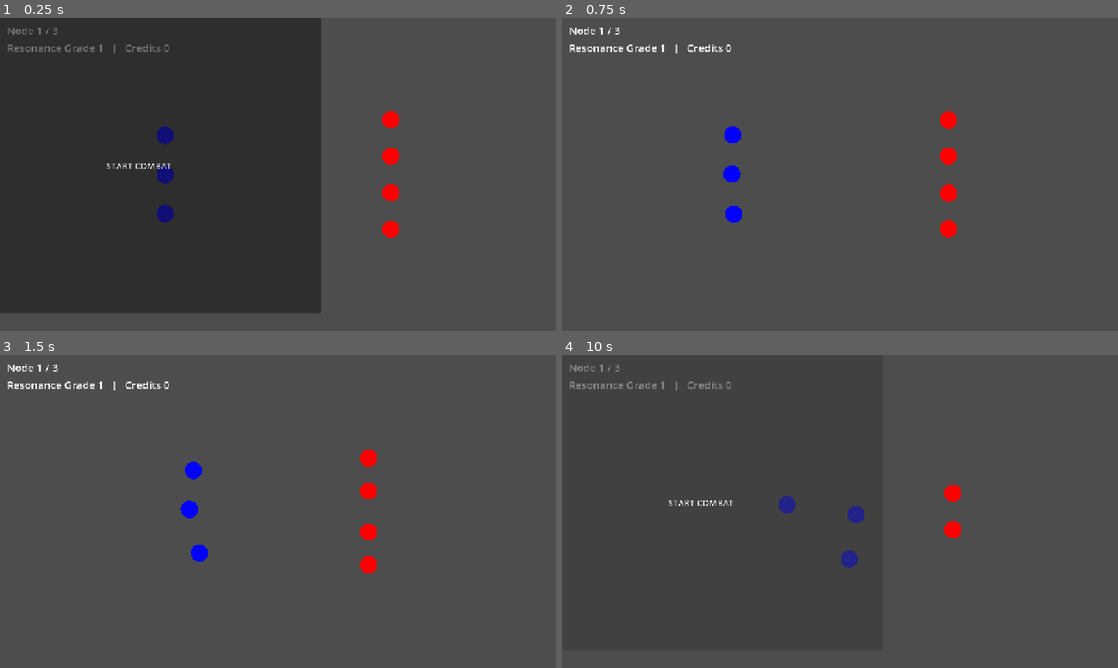
Above: before the commit, frames 1-4 (two rows, left to right).
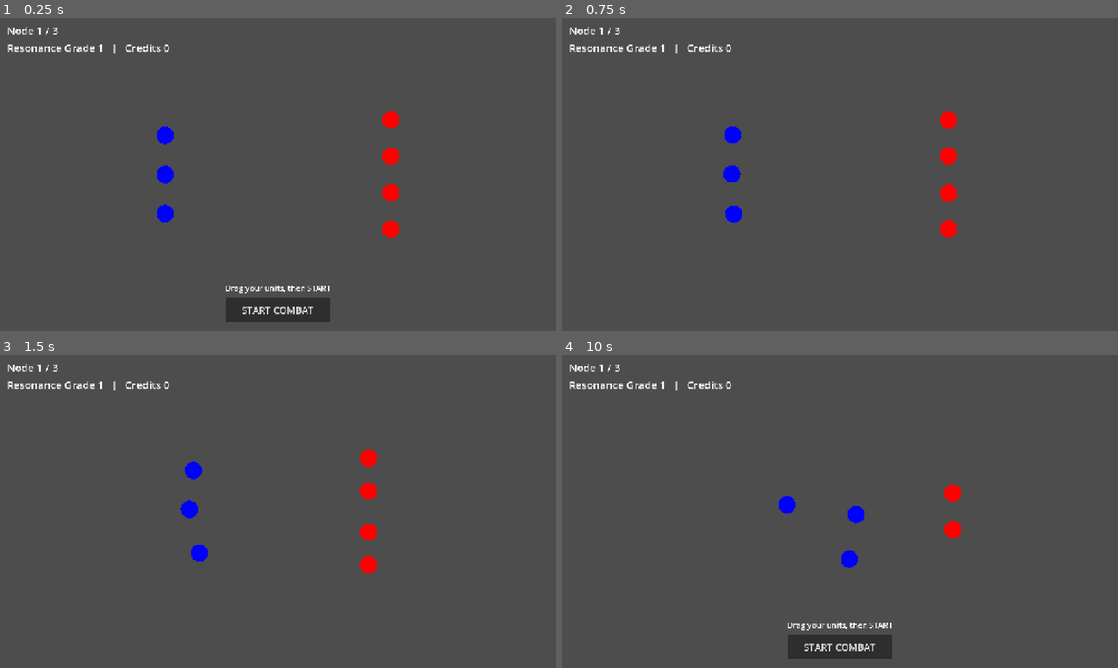
Above: after the commit, the same moments.

Repository: Hwari2929/PROTOCOL-ERRANTEs
Game: Godot game, scene res://scenes/main.tscn
The game is run twice, just before and just after one commit, with the same random seed, the same clock (stepped at 60 frames per second) and the same inputs.
Inputs (mouse positions are in pixels of both pictures, inside the frame that each line leads up to):
- Up to frame 1 (0.25 s): no input
- Up to frame 2 (0.75 s): click "START COMBAT" at 0.5 s
- Up to frame 3 (1.5 s): move the mouse to (400, 495) at 1.27 s; click (400, 495) at 1.42 s
- Up to frame 4 (10 s): drag from (728, 527) to (812, 574) at 2.02 s; move the mouse to (895, 442) at 2.77 s; click (895, 442) at 2.92 s; drag from (812, 574) to (673, 464) at 3.52 s; move the mouse to (1006, 558) at 4.27 s; click (1006, 558) at 4.42 s; drag from (673, 464) to (756, 433) at 5.02 s; tap Enter at 5.75 s; move the mouse to (867, 511) at 5.77 s; click (867, 511) at 5.92 s; drag from (756, 433) to (728, 527) at 6.52 s; move the mouse to (962, 495) at 7.27 s; click (962, 495) at 7.42 s; drag from (728, 527) to (812, 574) at 8.02 s; tap Space at 8.75 s; move the mouse to (895, 442) at 8.77 s; click (895, 442) at 8.92 s; drag from (812, 574) to (673, 464) at 9.52 s

The runs differ from the first frame. In frame 1, 54% of the frame differs, in the area x 0-60%, y 0-98%; in frame 2, nothing differs; in frame 3, nothing differs; in frame 4, 1.9%.

Commit message:
polish(prep): small bottom-centre START button (was covering deploy zone)
Co-Authored-By: Claude Opus 4.8 <noreply@anthropic.com>

Diff:
--- a/scripts/ui/prep_panel.gd
+++ b/scripts/ui/prep_panel.gd
@@ -1,43 +1,57 @@
 extends Control
-## 준비(배치) 페이즈 패널 — SCAFFOLD STUB. PB3 implements.
-## Shows a START button + instructions during PREP; hidden during COMBAT.
+## 준비(배치) 페이즈 패널 — START 버튼 + 안내. PREP에 표시, COMBAT에 숨김.
+
+var _btn: Button
+var _label: Label
+
 
 func _ready() -> void:
-	# Create Button
-	var btn: Button = Button.new()
-	btn.text = "START COMBAT"
-	btn.add_theme_font_size_override("font_size", 20)
-	btn.custom_minimum_size = Vector2(200, 50)
-	btn.anchor_right = 0.5
-	btn.anchor_bottom = 1.0
-	btn.offset_left = -100.0
-	btn.offset_right = 100.0
-	btn.offset_bottom = -40.0
-	add_child(btn)
+	mouse_filter = Control.MOUSE_FILTER_IGNORE  # let drag input reach units
 
-	# Create Label
-	var lbl: Label = Label.new()
-	lbl.text = "Drag your units, then START"
-	lbl.horizontal_alignment = HORIZONTAL_ALIGNMENT_CENTER
-	lbl.position = Vector2(0, -100)
-	lbl.custom_minimum_size = Vector2(300, 30)
-	add_child(lbl)
+	_btn = Button.new()
+	_btn.text = "START COMBAT"
+	_btn.add_theme_font_size_override("font_size", 22)
+	# Small button, bottom-centre (does NOT cover the deploy zone).
+	_btn.anchor_left = 0.5
+	_btn.anchor_right = 0.5
+	_btn.anchor_top = 1.0
+	_btn.anchor_bottom = 1.0
+	_btn.offset_left = -120.0
+	_btn.offset_right = 120.0
+	_btn.offset_top = -76.0
+	_btn.offset_bottom = -20.0
+	add_child(_btn)
 
-	# Connect button pressed signal
-	btn.pressed.connect(_on_start_combat_pressed)
+	_label = Label.new()
+	_label.text = "Drag your units, then START"
+	_label.add_theme_font_size_override("font_size", 18)
+	_label.horizontal_alignment = HORIZONTAL_ALIGNMENT_CENTER
+	_label.anchor_left = 0.5
+	_label.anchor_right = 0.5
+	_label.anchor_top = 1.0
+	_label.anchor_bottom = 1.0
+	_label.offset_left = -180.0
+	_label.offset_right = 180.0
+	_label.offset_top = -112.0
+	_label.offset_bottom = -84.0
+	add_child(_label)
 
-	# Find BattleField sibling via guarded path lookup
+	_btn.pressed.connect(_on_start_combat_pressed)
+
 	var bf: Node = get_parent().get_parent().get_node_or_null("BattleField")
 	if bf != null and bf.has_signal("phase_changed"):
 		bf.phase_changed.connect(_on_phase_changed)
+
 
 func _on_start_combat_pressed() -> void:
 	var bf: Node = get_parent().get_parent().get_node_or_null("BattleField")
 	if bf != null and bf.has_method("start_combat"):
 		bf.start_combat()
 
+
 func _on_phase_changed(new_phase: int) -> void:
 	visible = new_phase == 0
 
+
 func refresh() -> void:
 	pass
